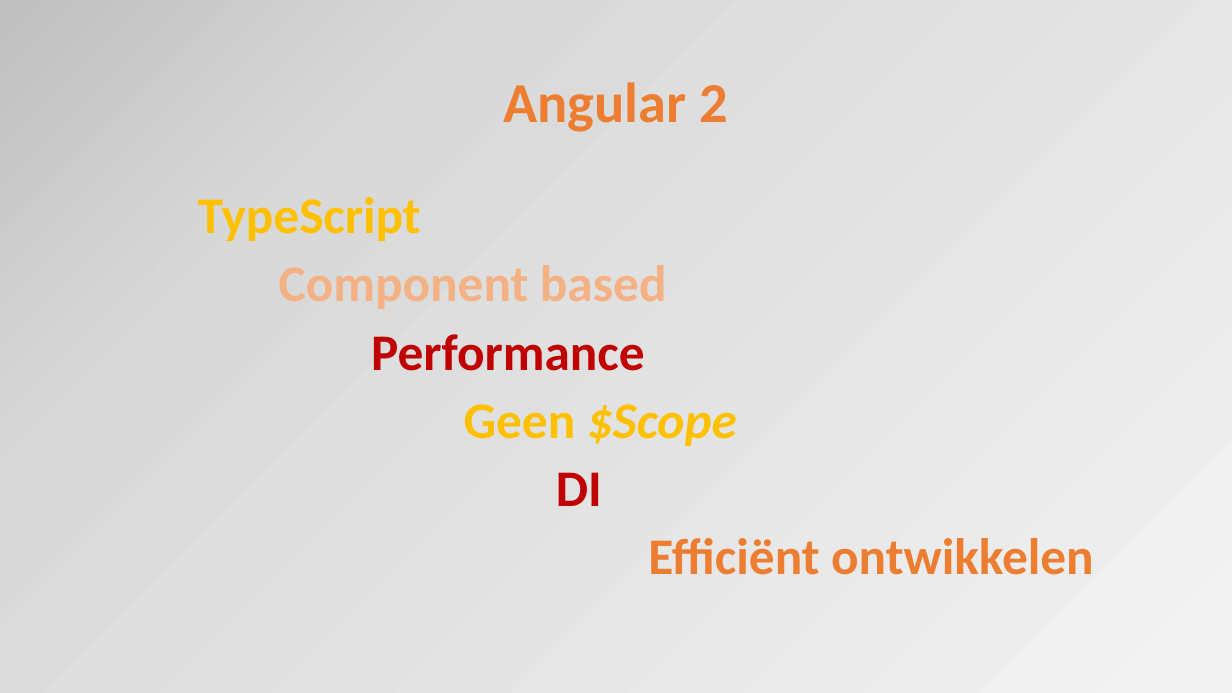
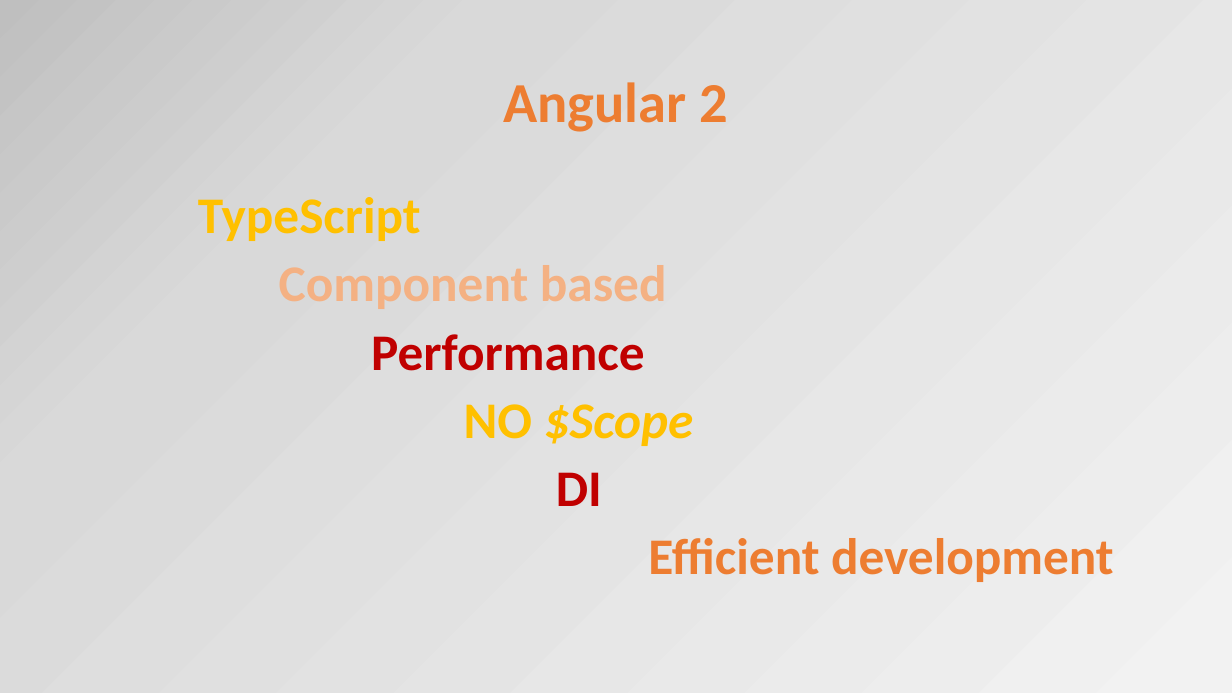
Before and after one commit to OrdinaNederland/hackjam-angular, a slide deck: slide 3 of Angular2.pptx. Drawn at 1232x693 pixels with LibreOffice and Linux fonts; fonts in the diff are those of the drawing. Boxes give left, top, right and bottom in pixels: in the first picture for what was removed or moved away, otherwise in the second. Text is boxed around its words. In the diff, an @@ line names an element or a change of style, - is before the commit and + after.

```diff
--- a/Angular2.pptx
+++ b/Angular2.pptx
@@ text at [464,404,694,446]: text changed @@
-Geen $Scope
+NO $Scope
@@ text at [648,538,1114,582]: text changed @@
-Efficiënt ontwikkelen
+Efficient development
```
Also in this commit, not shown: 12 other slides changed, 13 slides added, 1 slide removed, 1 other file.
